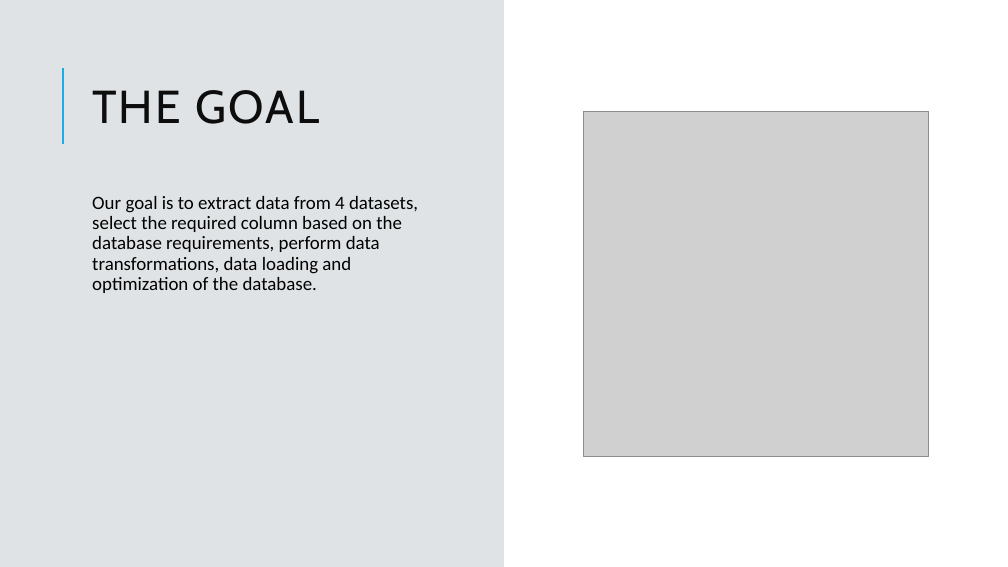
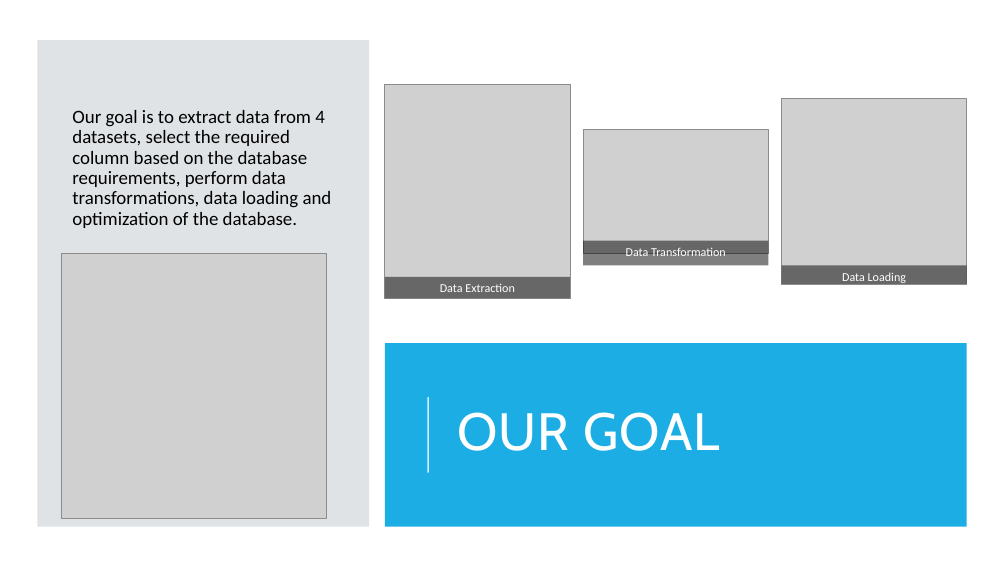
Before and after one commit to KyoldFusion/IMDB-Netflix-, a slide deck: slide 2 of PROJECT 2.pptx (slide 3 before the commit). Drawn at 1008x567 pixels with LibreOffice and Linux fonts; fonts in the diff are those of the drawing; grey boxes stand for pictures. Boxes give left, top, right and bottom in pixels: in the first picture for what was removed or moved away, otherwise in the second. Text is boxed around its words. In the diff, an @@ line names an element or a change of style, - is before the commit and + after.

```diff
--- a/PROJECT 2.pptx
+++ b/PROJECT 2.pptx
@@ rectangle added at [0, 0, 1008, 567], fill #FFFFFF @@
@@ rectangle: place and size @@
-rectangle at [0, 0, 504, 567]
+rectangle at [38, 40, 370, 527]
@@ text "Our goal is to extract ...": place and size @@
-text "Our goal is to extract ..." at [92, 196, 418, 293]
+text "Our goal is to extract ..." at [72, 110, 332, 228]
@@ text "Our goal is to extract ..." at [72, 110, 332, 228]: bullet none to  ; more space between paragraphs; vertical alignment top to middle @@
@@ line removed from (63, 144) to (63, 68) @@
@@ picture added at [385, 85, 570, 298] @@
@@ title removed at [92, 90, 320, 124] @@
-THE GOAL
@@ picture added at [782, 99, 967, 284] @@
@@ picture added at [583, 130, 768, 253] @@
@@ picture: place and size @@
-picture at [584, 111, 929, 457]
+picture at [61, 253, 327, 519]
@@ rectangle added at [583, 240, 768, 265], fill #000000 at 50% opacity, 11.5 pt, text #FFFFFF @@
+Data Transformation
@@ rectangle added at [782, 265, 967, 284], fill #000000 at 50% opacity, 11.5 pt, text #FFFFFF @@
+Data Loading
@@ rectangle added at [385, 277, 570, 298], fill #000000 at 50% opacity, 11.5 pt, text #FFFFFF @@
+Data Extraction
@@ rectangle added at [385, 343, 967, 527], fill #1CADE4 @@
@@ line added from (428, 473) to (428, 397), #FFFFFF 1.5 pt @@
@@ title added at [457, 412, 720, 451], 50 pt, text #FFFFFF @@
+OUR GOAL
```
Also in this commit, not shown: 7 other slides changed, 5 slides added, 2 slides removed.
